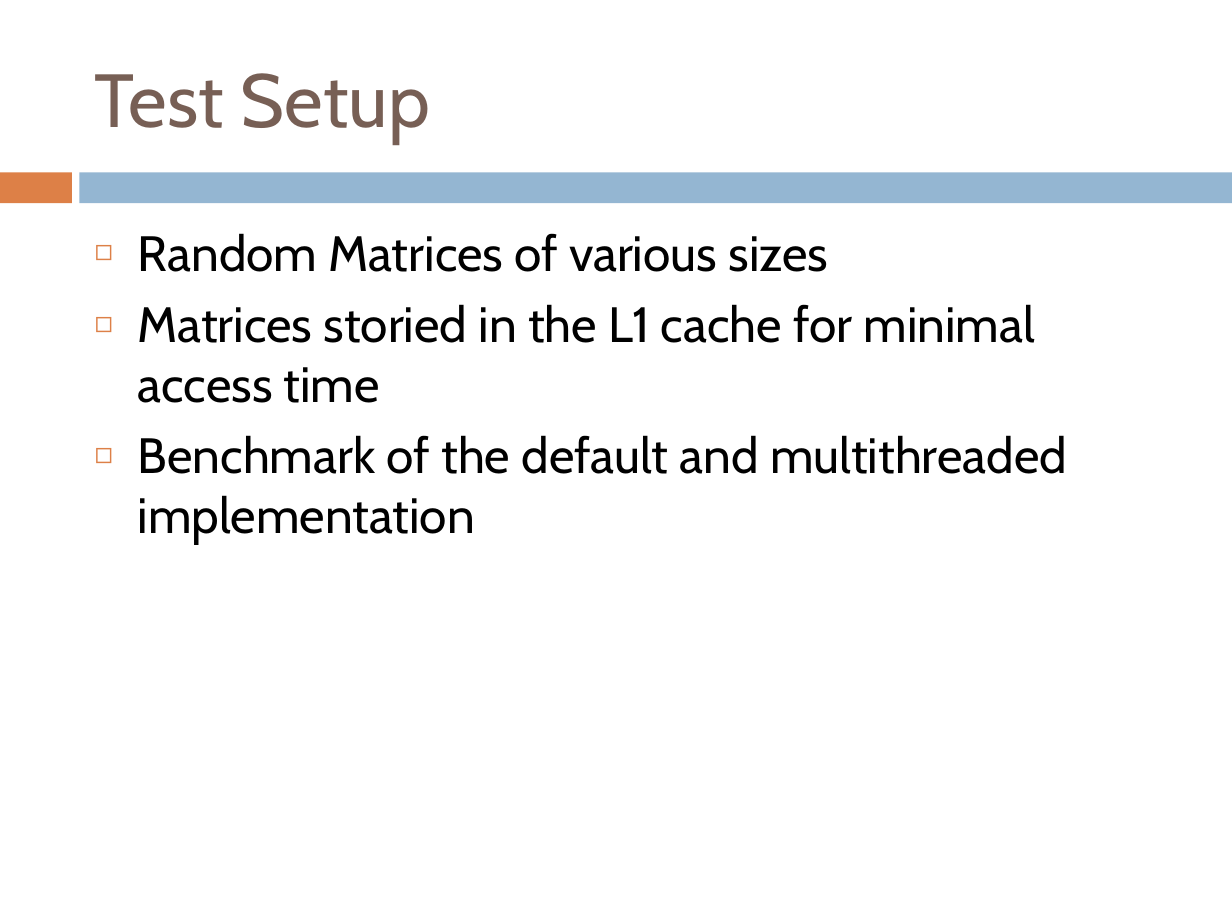
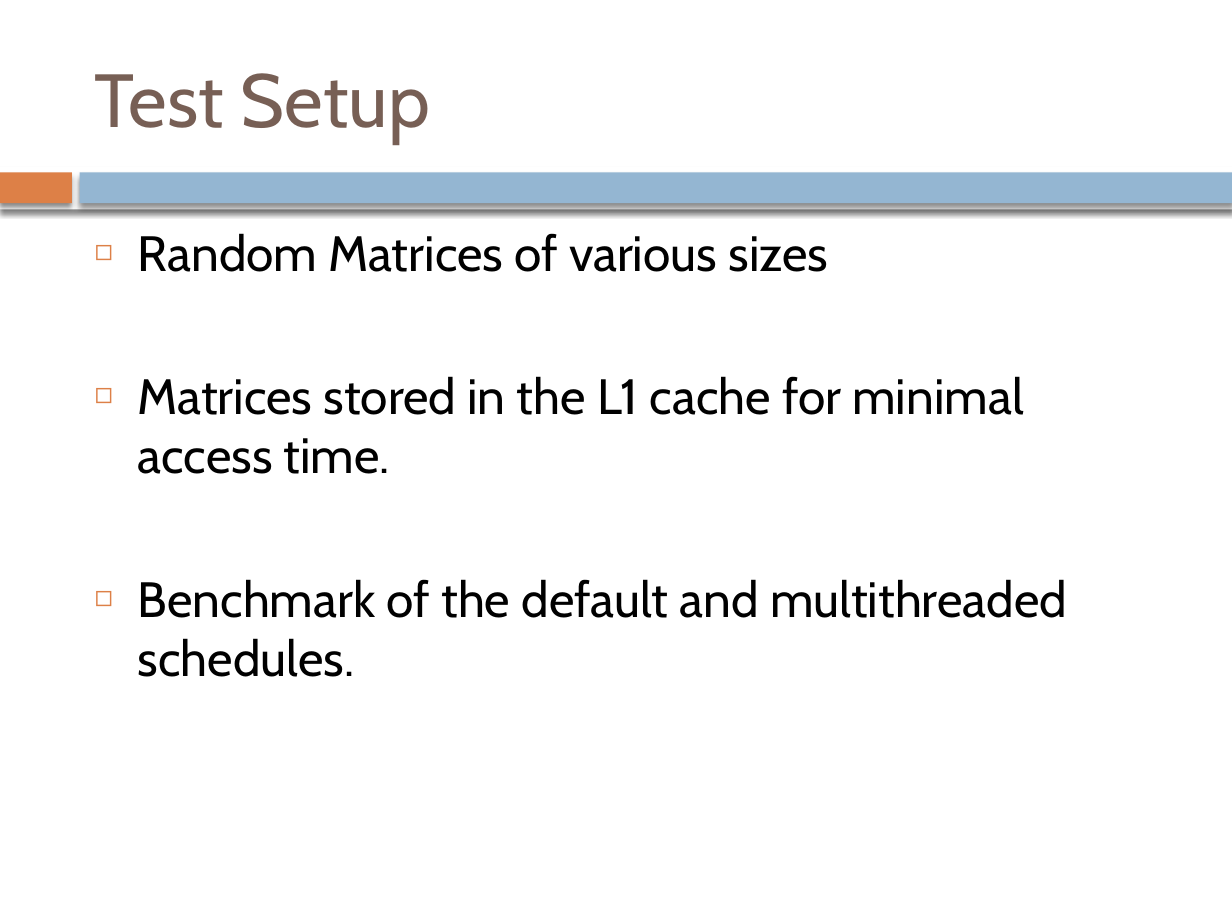
Before and after one commit to oriphi/ReportProject, a slide deck: slide 10 of Presentation/PresentationProjet.pptx. Drawn at 1232x924 pixels with LibreOffice and Linux fonts; fonts in the diff are those of the drawing. Boxes give left, top, right and bottom in pixels: in the first picture for what was removed or moved away, otherwise in the second. Text is boxed around its words. In the diff, an @@ line names an element or a change of style, - is before the commit and + after.

Commit message:
Improved implementation section after review 5

```diff
--- a/Presentation/PresentationProjet.pptx
+++ b/Presentation/PresentationProjet.pptx
@@ rectangle at bbox=[0, 172, 71, 203]: shadow on @@
@@ rectangle added at bbox=[0, 166, 1232, 209], fill #FFFFFF @@
@@ rectangle at bbox=[80, 172, 1232, 203]: shadow on @@
@@ text at bbox=[138, 376, 1067, 677]: text changed @@
-◻ Matrices storied in the L1 cache for minimal access time
-◻ Benchmark of the default and multithreaded implementation
+◻ Matrices stored in the L1 cache for minimal access time.
+◻ Benchmark of the default and multithreaded schedules.
```
Also in this commit, not shown: 13 other slides changed, 8 other files.
